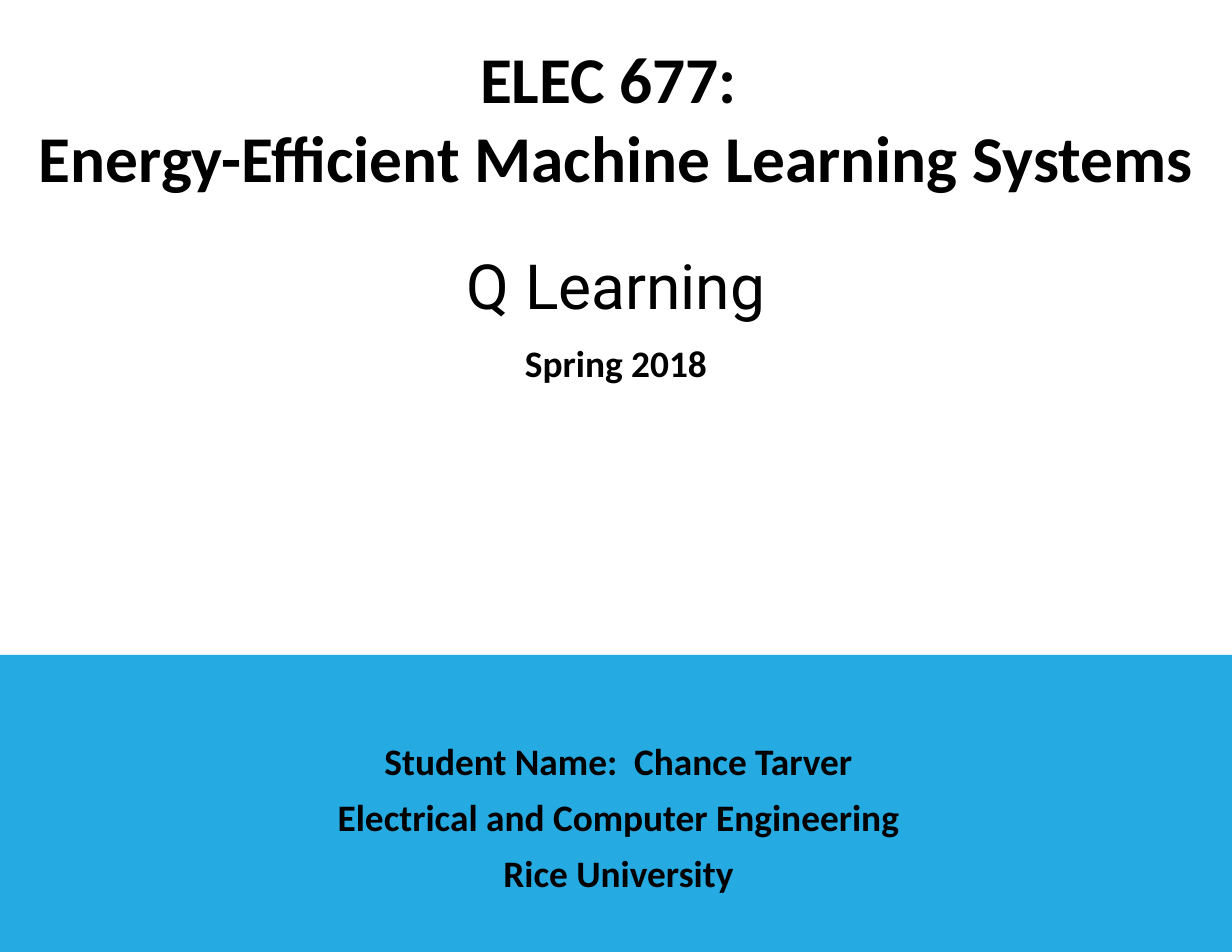
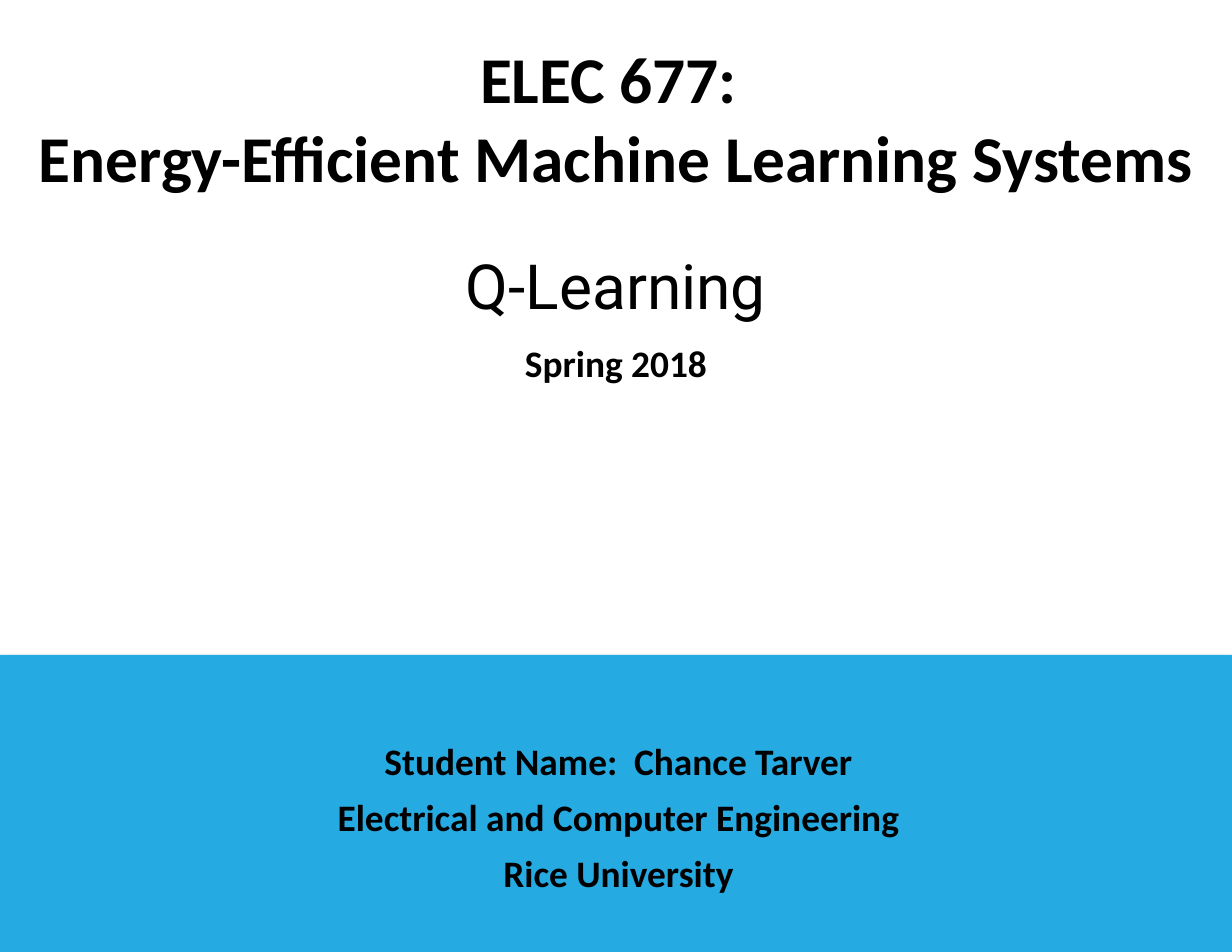
Before and after one commit to ctarver/QLearningMatlab, a slide deck: slide 1 of QLearningLectureTarver.pptx. Drawn at 1232x952 pixels with LibreOffice and Linux fonts; fonts in the diff are those of the drawing; background and template pictures are left out. Boxes give left, top, right and bottom in pixels: in the first picture for what was removed or moved away, otherwise in the second. Text is boxed around its words. In the diff, an @@ line names an element or a change of style, - is before the commit and + after.

```diff
--- a/QLearningLectureTarver.pptx
+++ b/QLearningLectureTarver.pptx
@@ text at (466, 264, 766, 322): text changed @@
-Q Learning
+Q-Learning
```
Also in this commit, not shown: 2 other slides changed, 10 slides added.
